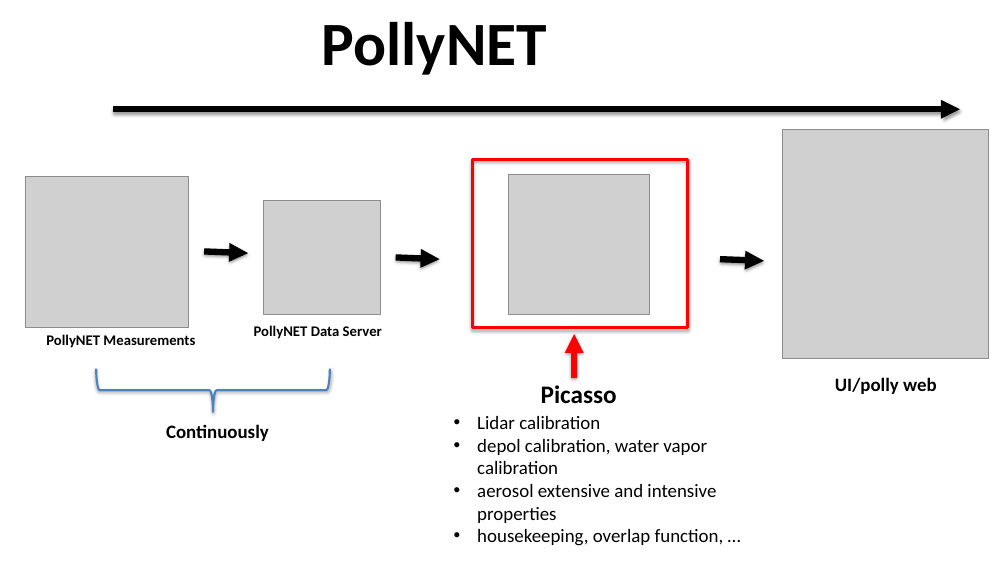
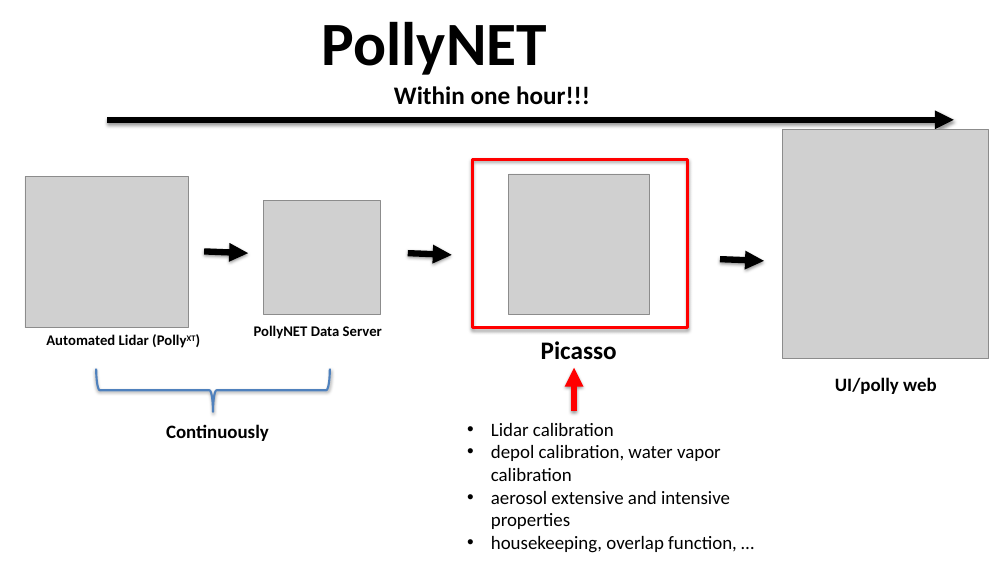
Before and after one commit to PollyNET/Pollynet_Processing_Chain, a slide deck: slide 4 of doc/Pollynet_Processing_Chain.pptx (slide 2 before the commit). Drawn at 1008x567 pixels with LibreOffice and Linux fonts; fonts in the diff are those of the drawing; grey boxes stand for pictures; background and template pictures are left out. Boxes give left, top, right and bottom in pixels: in the first picture for what was removed or moved away, otherwise in the second. Text is boxed around its words. In the diff, an @@ line names an element or a change of style, - is before the commit and + after.

Commit message:
Improvements: update the documentation for 'Picasso introduction'

```diff
--- a/doc/Pollynet_Processing_Chain.pptx
+++ b/doc/Pollynet_Processing_Chain.pptx
@@ text added at (394, 86, 590, 105), 24 pt, text #000000, bold @@
+Within one hour!!!
@@ arrow moved from (113, 110) - (960, 110) to (107, 120) - (954, 120) @@
@@ arrow moved from (395, 258) - (439, 259) to (408, 253) - (452, 255) @@
@@ text at (46, 334, 149, 345): text changed @@
-PollyNET Measurements
+Automated Lidar (PollyXT)
@@ text "Picasso": place and size @@
-text "Picasso" at (541, 385, 617, 404)
+text "Picasso" at (541, 341, 617, 360)
@@ arrow moved from (574, 378) - (574, 334) to (574, 411) - (574, 368) @@
@@ text "Lidar calibration": place and size @@
-text "Lidar calibration" at (477, 416, 724, 546)
+text "Lidar calibration" at (491, 423, 737, 553)
```
Also in this commit, not shown: 9 other slides changed, 4 slides added, 1 slide removed, 3 other files.
